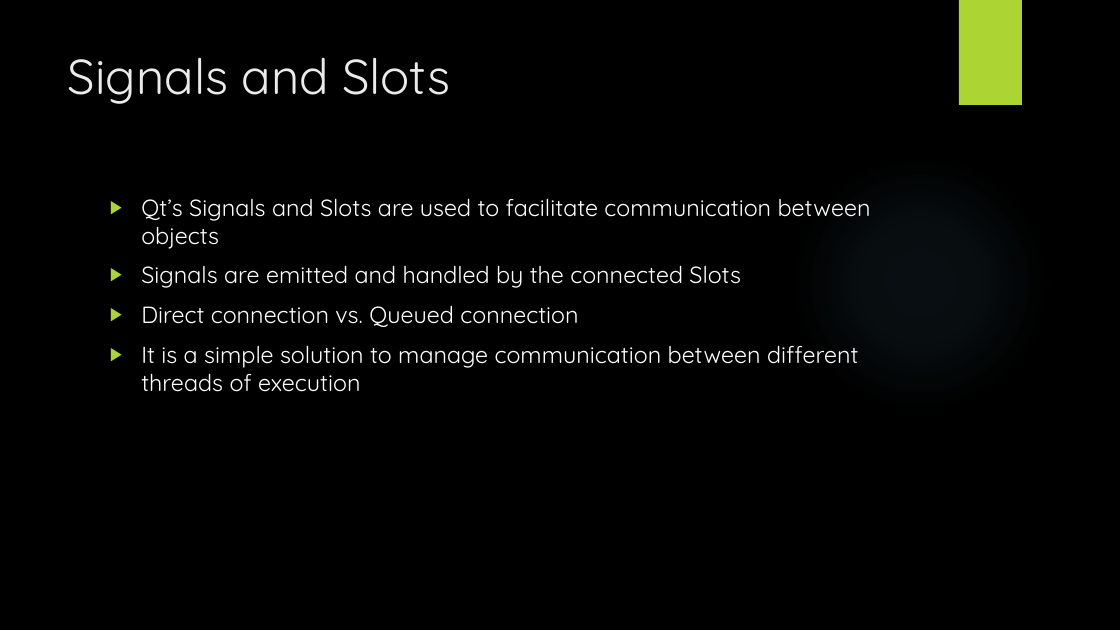
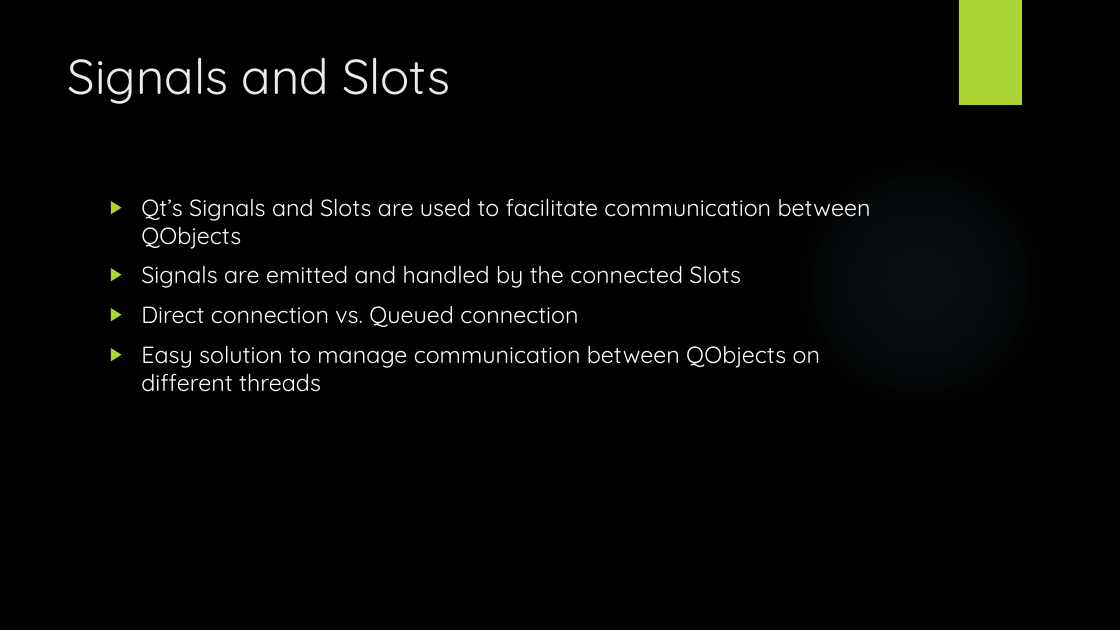
Before and after one commit to tylertrephan/qt-multithreading-tutorial, a slide deck: slide 15 of MultithreadingWithQt.pptx. Drawn at 1120x630 pixels with LibreOffice and Linux fonts; fonts in the diff are those of the drawing; background and template pictures are left out. Boxes give left, top, right and bottom in pixels: in the first picture for what was removed or moved away, otherwise in the second. Text is boxed around its words. In the diff, an @@ line names an element or a change of style, - is before the commit and + after.

```diff
--- a/MultithreadingWithQt.pptx
+++ b/MultithreadingWithQt.pptx
@@ text at [141,198,871,249]: text changed @@
-▶ Qt’s Signals and Slots are used to facilitate communication between objects
+▶ Qt’s Signals and Slots are used to facilitate communication between QObjects
@@ text at [141,345,820,392]: text changed @@
-▶ It is a simple solution to manage communication between different threads of execution
+▶ Easy solution to manage communication between QObjects on different threads
```
Also in this commit, not shown: 26 other slides changed.
